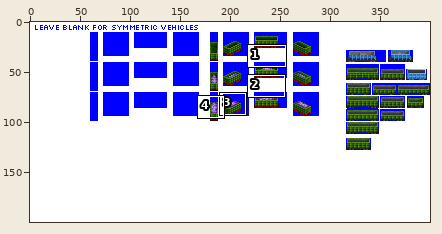
Two states of a sprite sheet, src/graphics/pony/dump_car_pony_gen_5B.png. The first picture is a wide view before the edit; the outline marks the close-up.
Close-up. First the earlier version:
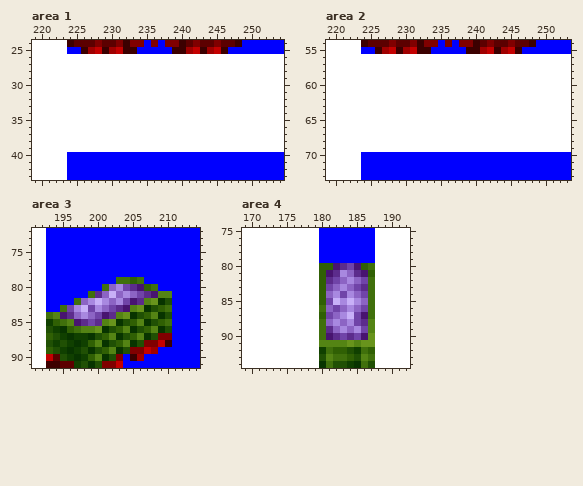
The file is 400x200 pixels. Shown: area 1: x 219..254, y 24..43; area 2: x 219..253, y 54..73; area 3: x 191..214, y 72..91; area 4: x 169..192, y 75..94. The commit also changed other parts of the picture, which this record leaves out.
New version:
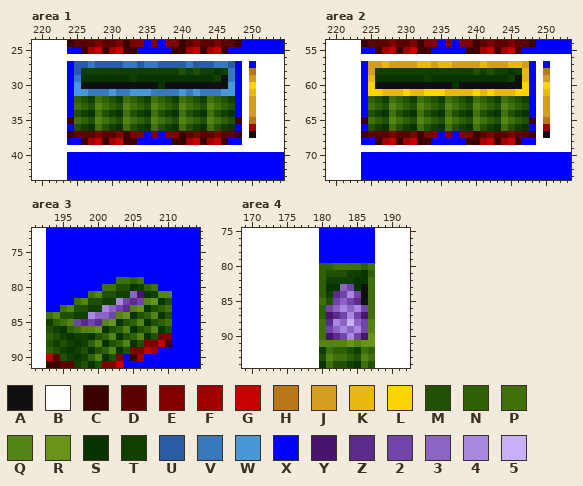
Palette (. is transparent): A #101010  B #ffffff  C #3c0000  D #5c0000  E #800000  F #a00000  G #c40000  H #b87818  J #d49c20  K #e8b810  L #fcd400  M #205004  N #306004  P #40700c  Q #548414  R #68941c  S #083400  T #104000  U #285ca4  V #3878bc  W #4898d8  X #0000ff  Y #481470  Z #5c2c8c  2 #7044a8  3 #8c64c4  4 #a888e0  5 #c8b0f8
From old to new:
Area 1:
y 27: x 224..248 BBBBBBBBBBBBBBBBBBBBBBBBB -> XUUVUUUUVVUVVUUUUVUUUVVUX; x 250 B -> X
y 28: x 224..248 BBBBBBBBBBBBBBBBBBBBBBBBB -> XUTTTTTTTTTTTTTTMTMTTSTVX; x 250 B -> H
y 29: x 224..248 BBBBBBBBBBBBBBBBBBBBBBBBB -> XVSSSSSSSTSSSSSSSSSSSTAVX; x 250 B -> J
y 30: x 224..248 BBBBBBBBBBBBBBBBBBBBBBBBB -> XWAAAAAAAAAAASAAAAAAAAAWX; x 250 B -> L
y 31: x 224..248 BBBBBBBBBBBBBBBBBBBBBBBBB -> XWWVVVWVVWWWVVVVWVWVVVWWX; x 250 B -> K
y 32: x 224..248 BBBBBBBBBBBBBBBBBBBBBBBBB -> XNMTPNMTPNMTPNMTPNMTPNMTX; x 250 B -> J
y 33: x 224..248 BBBBBBBBBBBBBBBBBBBBBBBBB -> XPNMQPNMQPNMQPNMQPNMQPNMX; x 250 B -> J
y 34: x 224..248 BBBBBBBBBBBBBBBBBBBBBBBBB -> XMTSPMTSPMTSPMTSPMTSPMTSX; x 250 B -> J
y 35: x 224..248 BBBBBBBBBBBBBBBBBBBBBBBBB -> CPNMQPNMQPNMQPNMQPNMQPNMC; x 250 B -> H
y 36: x 224..248 BBBBBBBBBBBBBBBBBBBBBBBBB -> XMTSPMTSPMTSPMTSPMTSPMTSX; x 250 B -> F
y 37: x 224..248 BBBBBBBBBBBBBBBBBBBBBBBBB -> CDDDEDDECEEXEXEECDEDDEDDC; x 250 B -> A
y 38: x 224..248 BBBBBBBBBBBBBBBBBBBBBBBBB -> XXCFGCFGCCXXXXXCCFGCFGCXX
Area 2:
y 57: x 224..248 BBBBBBBBBBBBBBBBBBBBBBBBB -> XJJKJJJJKKJKKJJJJKJJJKKJX; x 250 B -> X
y 58: x 224..248 BBBBBBBBBBBBBBBBBBBBBBBBB -> XJTTTTTTTTTTTTTTMTMTTSTKX; x 250 B -> H
y 59: x 224..248 BBBBBBBBBBBBBBBBBBBBBBBBB -> XKSSSSSSSTSSSSSSSSSSSTAKX; x 250 B -> J
y 60: x 224..248 BBBBBBBBBBBBBBBBBBBBBBBBB -> XLAAAAAAAAAAASAAAAAAAAALX; x 250 B -> L
y 61: x 224..248 BBBBBBBBBBBBBBBBBBBBBBBBB -> XLLKKKLKKLLLKKKKLKLKKKLLX; x 250 B -> K
y 62: x 224..248 BBBBBBBBBBBBBBBBBBBBBBBBB -> XNMTPNMTPNMTPNMTPNMTPNMTX; x 250 B -> J
y 63: x 224..248 BBBBBBBBBBBBBBBBBBBBBBBBB -> XPNMQPNMQPNMQPNMQPNMQPNMX; x 250 B -> J
y 64: x 224..248 BBBBBBBBBBBBBBBBBBBBBBBBB -> XMTSPMTSPMTSPMTSPMTSPMTSX; x 250 B -> J
y 65: x 224..248 BBBBBBBBBBBBBBBBBBBBBBBBB -> CPNMQPNMQPNMQPNMQPNMQPNMC; x 250 B -> H
y 66: x 224..248 BBBBBBBBBBBBBBBBBBBBBBBBB -> XMTSPMTSPMTSPMTSPMTSPMTSX; x 250 B -> F
y 67: x 224..248 BBBBBBBBBBBBBBBBBBBBBBBBB -> CDDDEDDECEEXEXEECDEDDEDDC; x 250 B -> A
y 68: x 224..248 BBBBBBBBBBBBBBBBBBBBBBBBB -> XXCFGCFGCCXXXXXCCFGCFGCXX
Area 3:
y 80: x 202..206 342ZY -> PMMST
y 81: x 200..204 Z3534 -> QMMTT; x 206..208 2ZY -> YST
y 82: x 198..202 34543 -> QMMTT; x 205..206 YZ -> Z2
y 83: x 196..204 2452432ZY -> QMMTT432Z
y 84: x 195..202 YZ3432YZ -> MMTT4332
y 85: x 197 Y -> 2
Area 4:
y 80: x 182..185 YZ2Y -> PPPP
y 81: x 181..186 YZ43ZY -> MMMTTS
y 82: x 181..186 Z23432 -> TTTTSS
y 83: x 181..186 23432Z -> SS32SA
y 84: x 181..182 34 -> TZ; x 185..186 32 -> 2A
y 85: x 180..186 N254543 -> PM232ZA
y 86: x 180..185 P32343 -> N23434
y 87: x 181..184 2345 -> YZ24
y 88: x 181 3 -> Z; x 184..186 42Z -> 532
y 89: x 181 Z -> 2
y 90: x 184 Z -> 4
Pixel boxes of the changes (left, top, right, bottom) in both close-ups:
changed: (67, 61, 256, 145)
changed: (361, 61, 550, 145)
changed: (60, 284, 158, 326)
changed: (319, 263, 368, 340)
